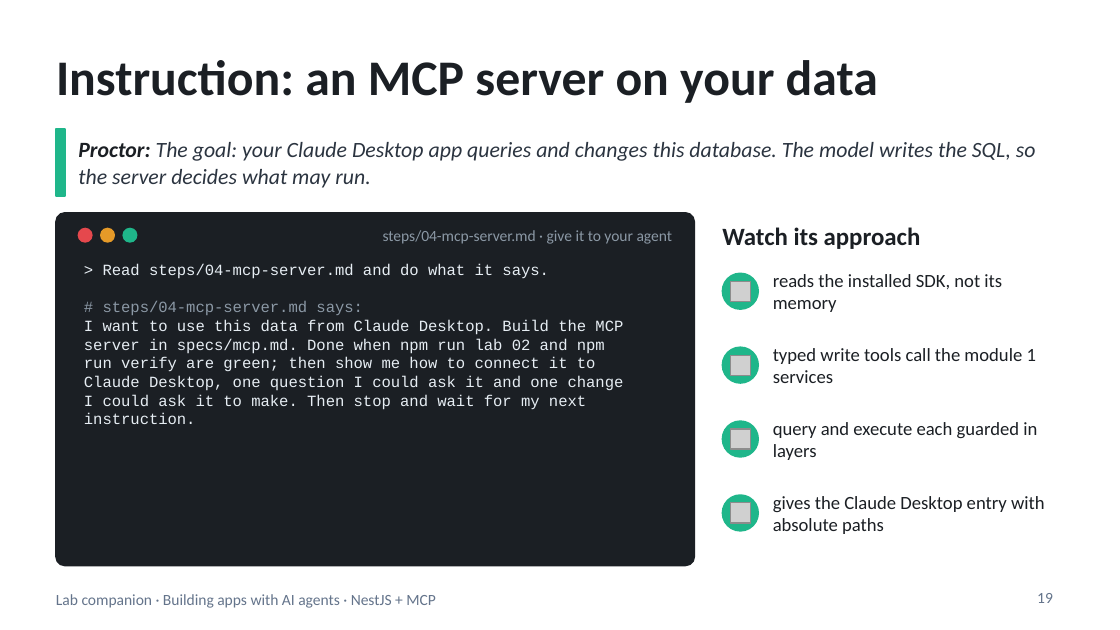
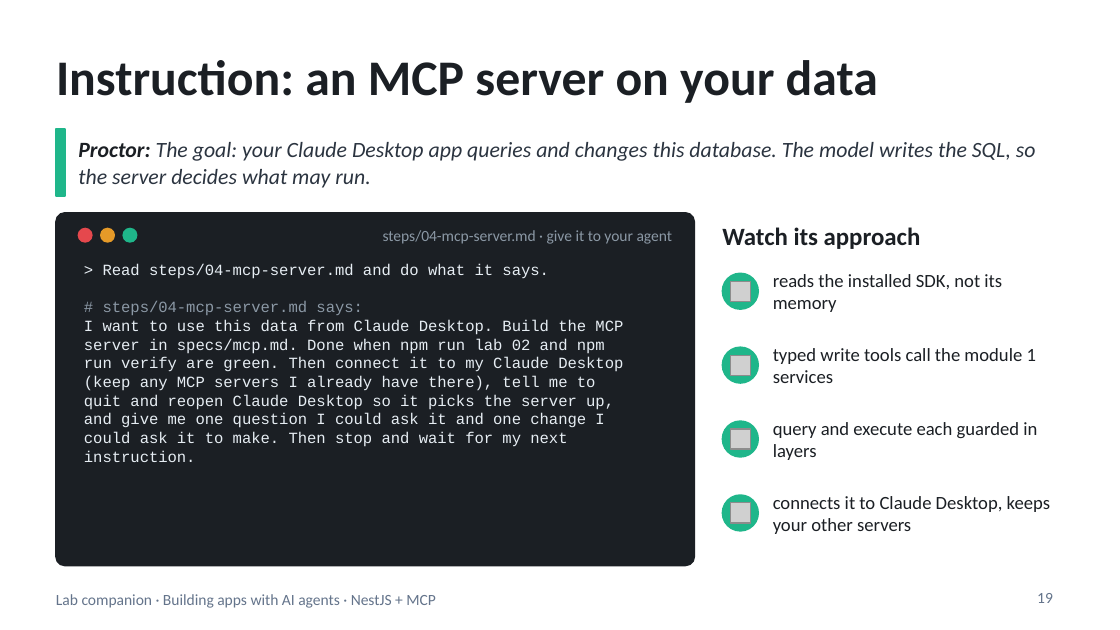
Before and after one commit to blazaga/ai-training-modules, a slide deck: slide 19 of docs/ai-agent-training/slides/lab-companion.pptx. Drawn at 1120x630 pixels with LibreOffice and Linux fonts; fonts in the diff are those of the drawing; grey boxes stand for pictures. Boxes give left, top, right and bottom in pixels: in the first picture for what was removed or moved away, otherwise in the second. Text is boxed around its words. In the diff, an @@ line names an element or a change of style, - is before the commit and + after.

```diff
--- a/docs/ai-agent-training/slides/lab-companion.pptx
+++ b/docs/ai-agent-training/slides/lab-companion.pptx
@@ text at [84, 357, 623, 446]: text changed @@
-run verify are green; then show me how to connect it to
-Claude Desktop, one question I could ask it and one change
-I could ask it to make. Then stop and wait for my next
+run verify are green. Then connect it to my Claude Desktop
+(keep any MCP servers I already have there), tell me to
+quit and reopen Claude Desktop so it picks the server up,
+and give me one question I could ask it and one change I
+could ask it to make. Then stop and wait for my next
@@ text at [773, 496, 1050, 534]: text changed @@
-gives the Claude Desktop entry with absolute paths
+connects it to Claude Desktop, keeps your other servers
```
Also in this commit, not shown: 1 other slide changed, 9 other files.
